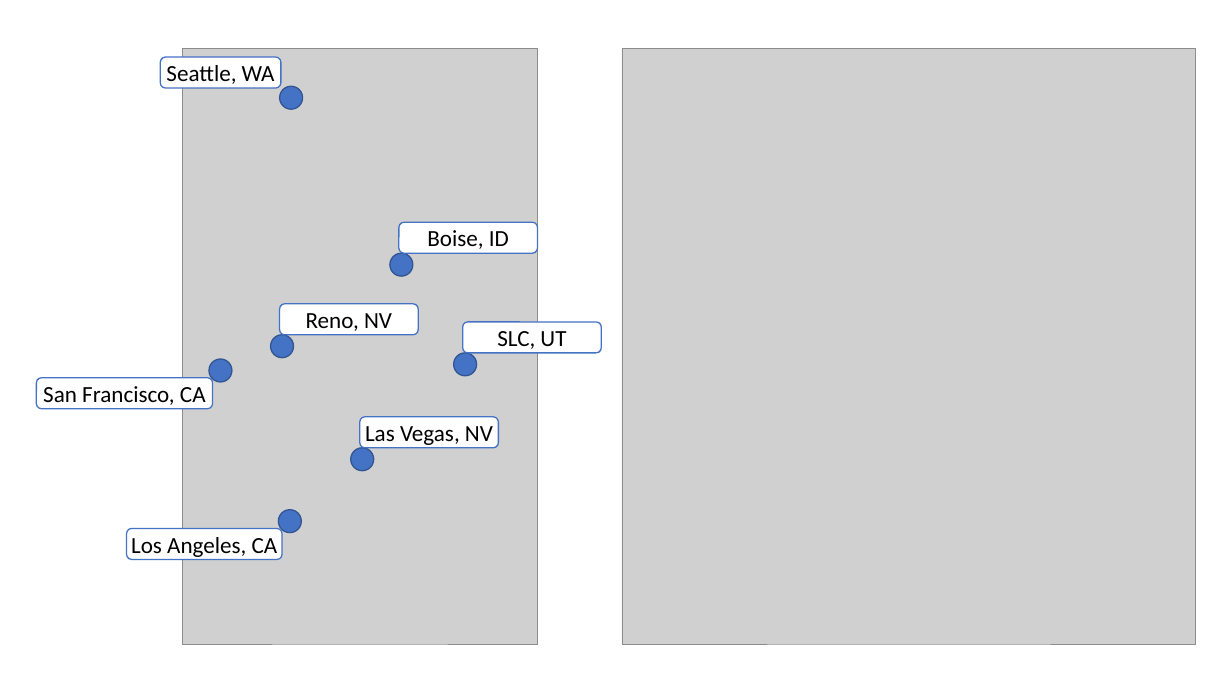
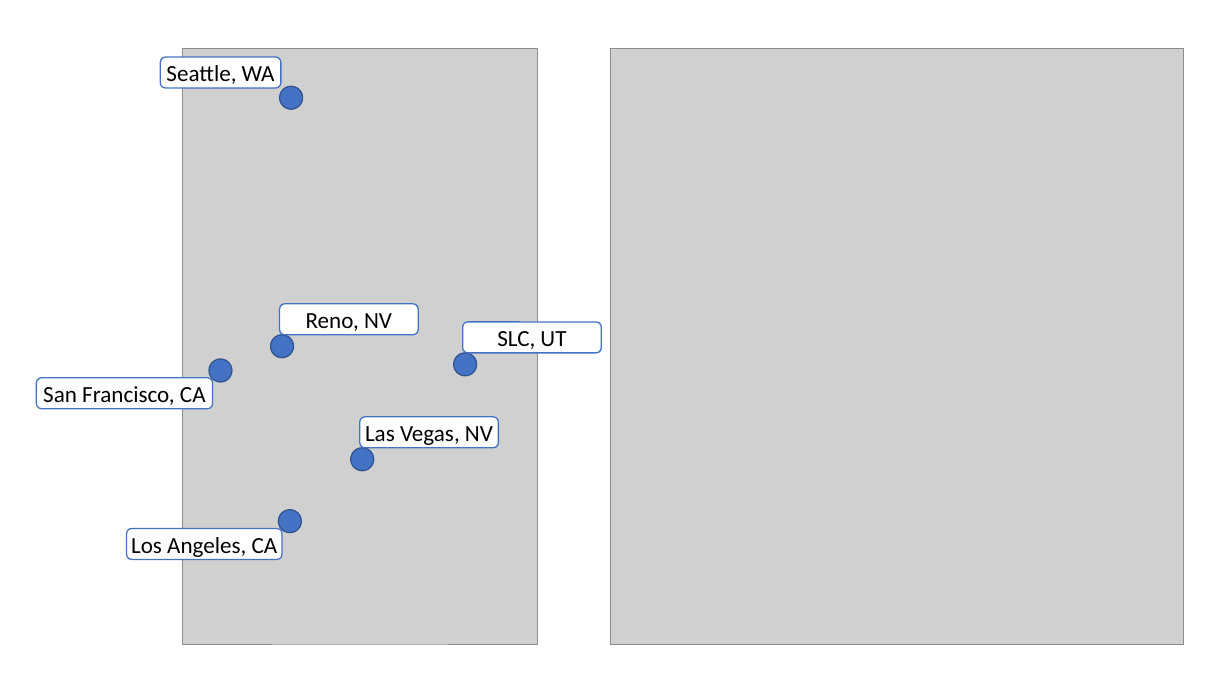
Before and after one commit to keloric/EE-P-578-B, a slide deck: slide 2 of Project/Graphics.pptx. Drawn at 1232x693 pixels with LibreOffice and Linux fonts; fonts in the diff are those of the drawing; grey boxes stand for pictures. Boxes give left, top, right and bottom in pixels: in the first picture for what was removed or moved away, otherwise in the second. Text is boxed around its words. In the diff, an @@ line names an element or a change of style, - is before the commit and + after.

```diff
--- a/Project/Graphics.pptx
+++ b/Project/Graphics.pptx
@@ picture: place and size @@
-picture at <box>622,48,1196,644</box>
+picture at <box>611,49,1185,645</box>
@@ rounded rectangle removed at <box>399,223,538,254</box> @@
-Boise, ID
@@ ellipse removed at <box>390,253,413,276</box> @@
```
Also in this commit, not shown: 3 other slides changed, 2 slides added, 7 other files.
